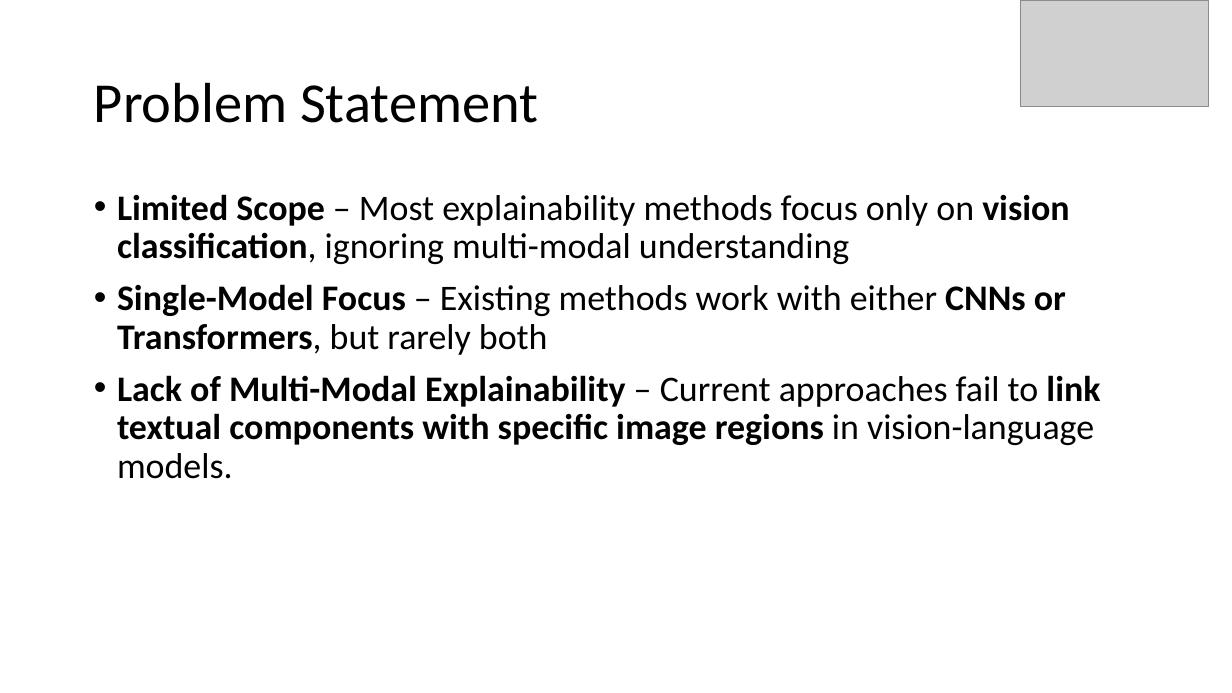
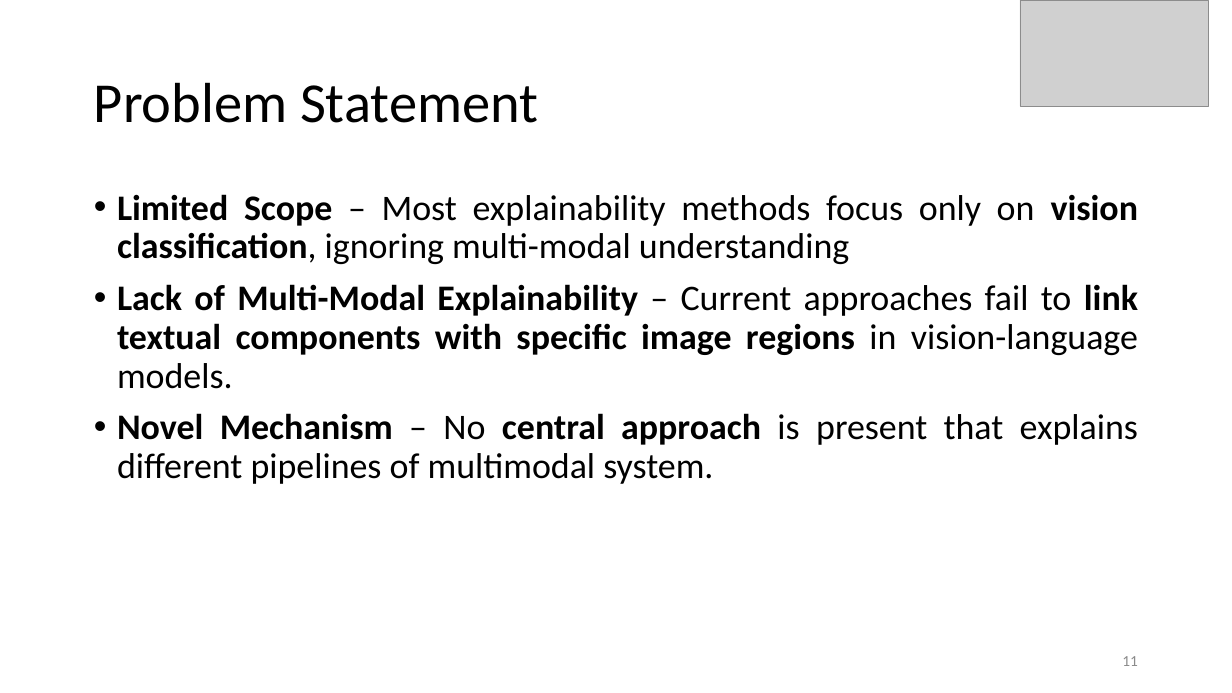
Before and after one commit to Harshtherocking/xai-honors, a slide deck: slide 11 of ref/review.pptx (slide 10 before the commit). Drawn at 1232x693 pixels with LibreOffice and Linux fonts; fonts in the diff are those of the drawing; grey boxes stand for pictures. Boxes give left, top, right and bottom in pixels: in the first picture for what was removed or moved away, otherwise in the second. Text is boxed around its words. In the diff, an @@ line names an element or a change of style, - is before the commit and + after.

```diff
--- a/ref/review.pptx
+++ b/ref/review.pptx
@@ text at bbox=[117, 194, 1138, 389]: alignment left to justified @@
@@ text at bbox=[117, 284, 1066, 355]: paragraph removed @@
-• Single-Model Focus – Existing methods work with either CNNs or Transformers, but rarely both
@@ text at bbox=[117, 413, 1138, 484]: paragraph added @@
+• Novel Mechanism – No central approach is present that explains different pipelines of multimodal system.
@@ page number added at bbox=[1122, 656, 1138, 666], 12 pt, text #8C8C8C @@
+11
```
Also in this commit, not shown: 14 other slides changed, 8 slides added, 2 other files.
